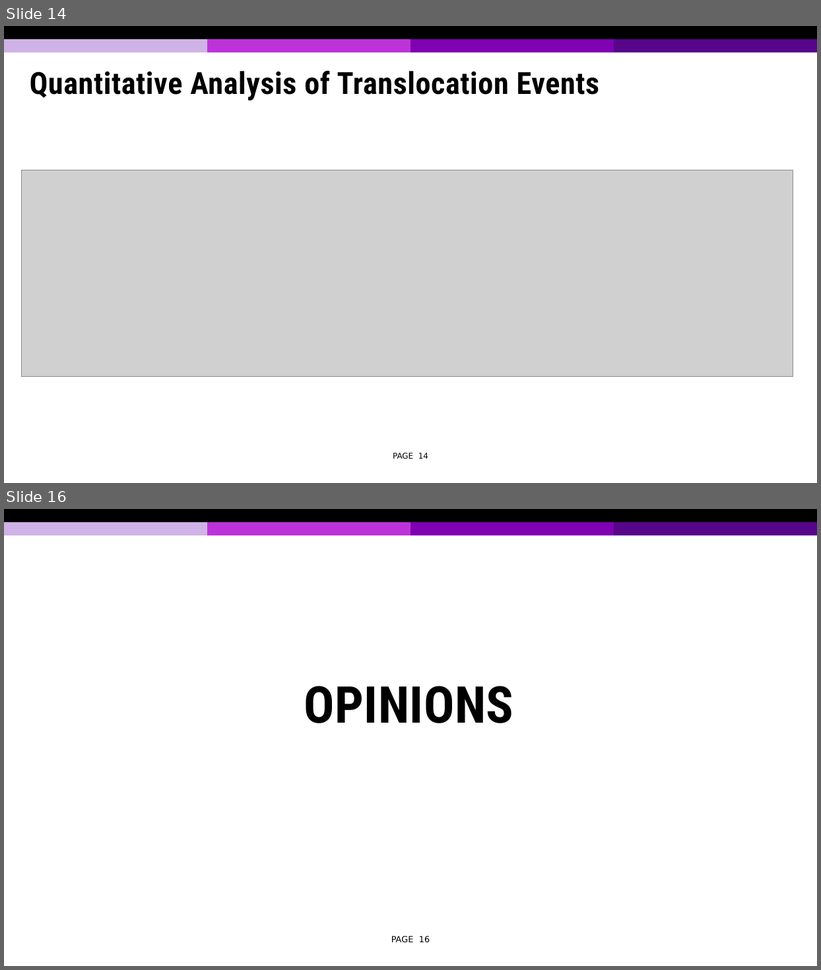
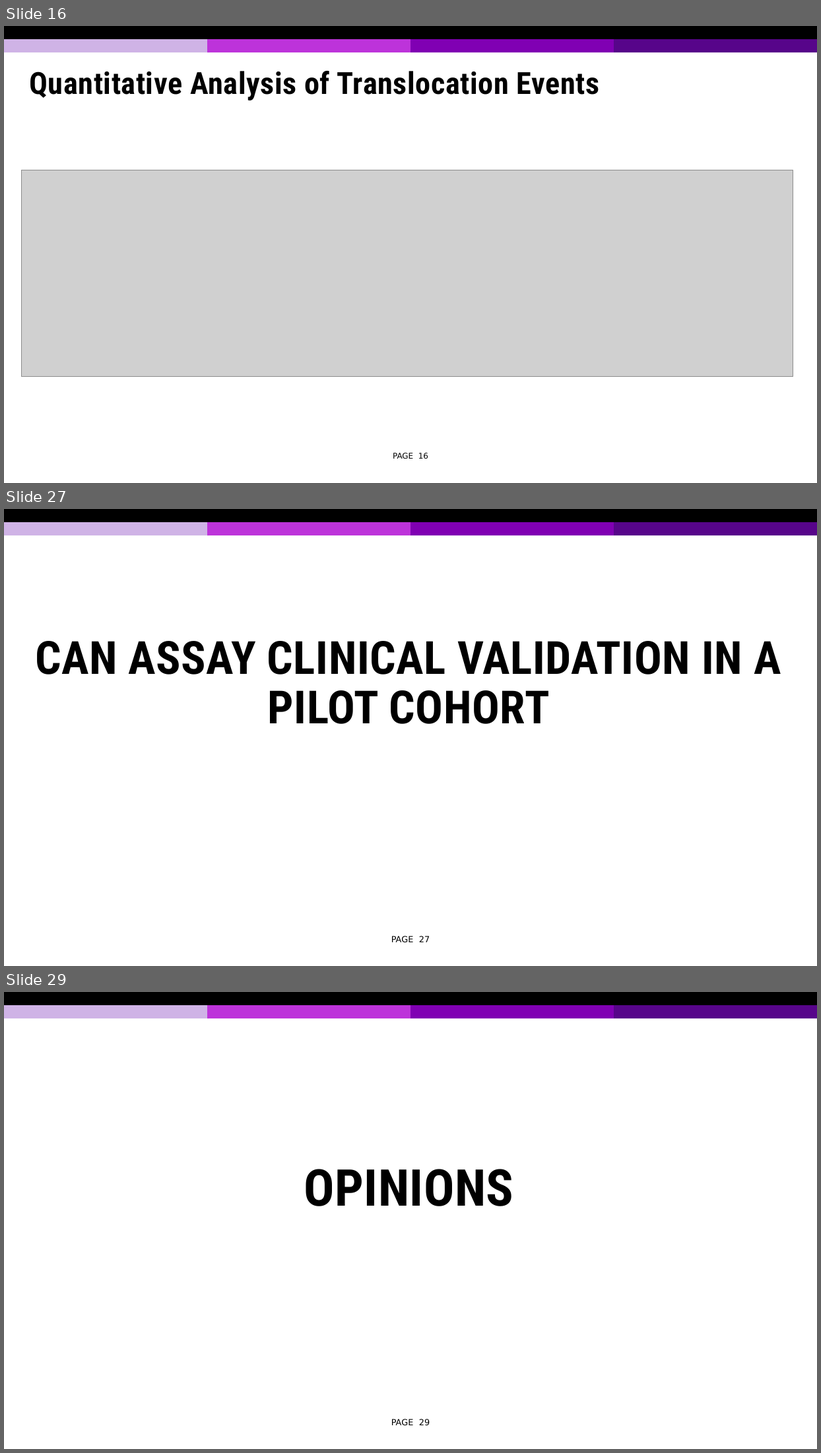
Before and after one commit to tonymin/ECE730, a slide deck: Presentation 2.pptx. Shown one above the other, each under a label of ours: slides 14 and 16 before the commit, slides 16, 27 and 29 after it; the slides between them are not shown. The pictures are 821x970 and 821x1453 pixels, drawn with LibreOffice and Linux fonts; fonts in the diff are those of the drawing; grey boxes stand for pictures; background and template pictures are left out. Boxes give left, top, right and bottom in pixels: in the first picture for what was removed or moved away, otherwise in the second. Text is boxed around its words. In the diff, an @@ line names an element or a change of style, - is before the commit and + after.

```diff
--- a/Presentation 2.pptx
+++ b/Presentation 2.pptx
@@ slide 27 added at (4,509,817,966), background #FFFFFF; not listed: 5 template elements that a slide beside it also shows @@
@@ title added at (35,641,781,724), 40.5 pt, text #000000, bold @@
+CAN ASSAY CLINICAL VALIDATION IN A PILOT COHORT
@@ page number added at (391,936,430,943), 7.5 pt, text #000000 @@
+PAGE 27
@@ what was slide 14 is now slide 16 @@
@@ page number at (393,453,428,459): text changed @@
-PAGE 14
+PAGE 16
@@ what was slide 16 is now slide 29 @@
@@ page number at (391,1419,430,1426): text changed @@
-PAGE 16
+PAGE 29
```
Also in this commit, not shown: 3 slides changed, 12 other slides added.
